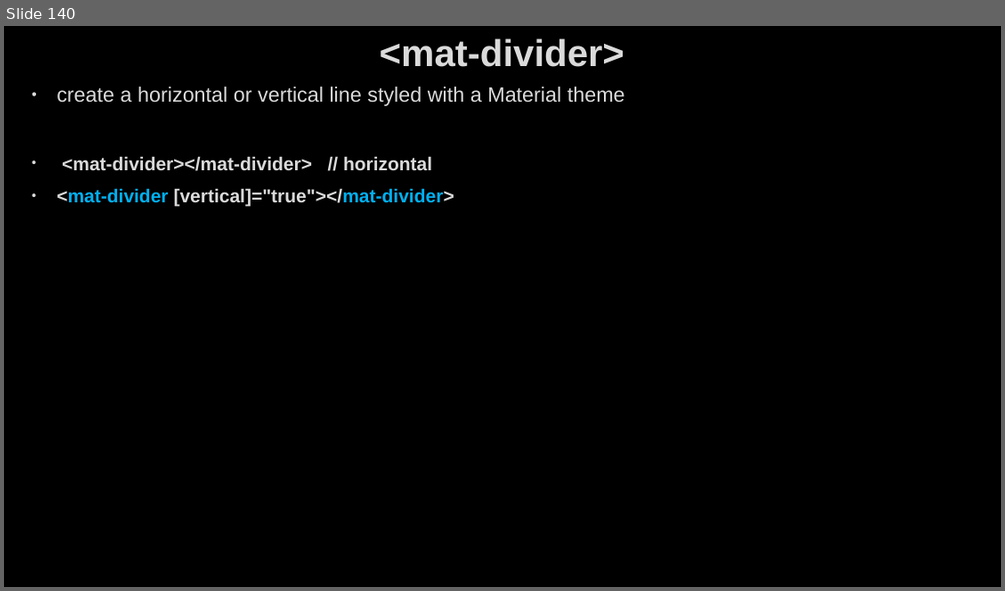
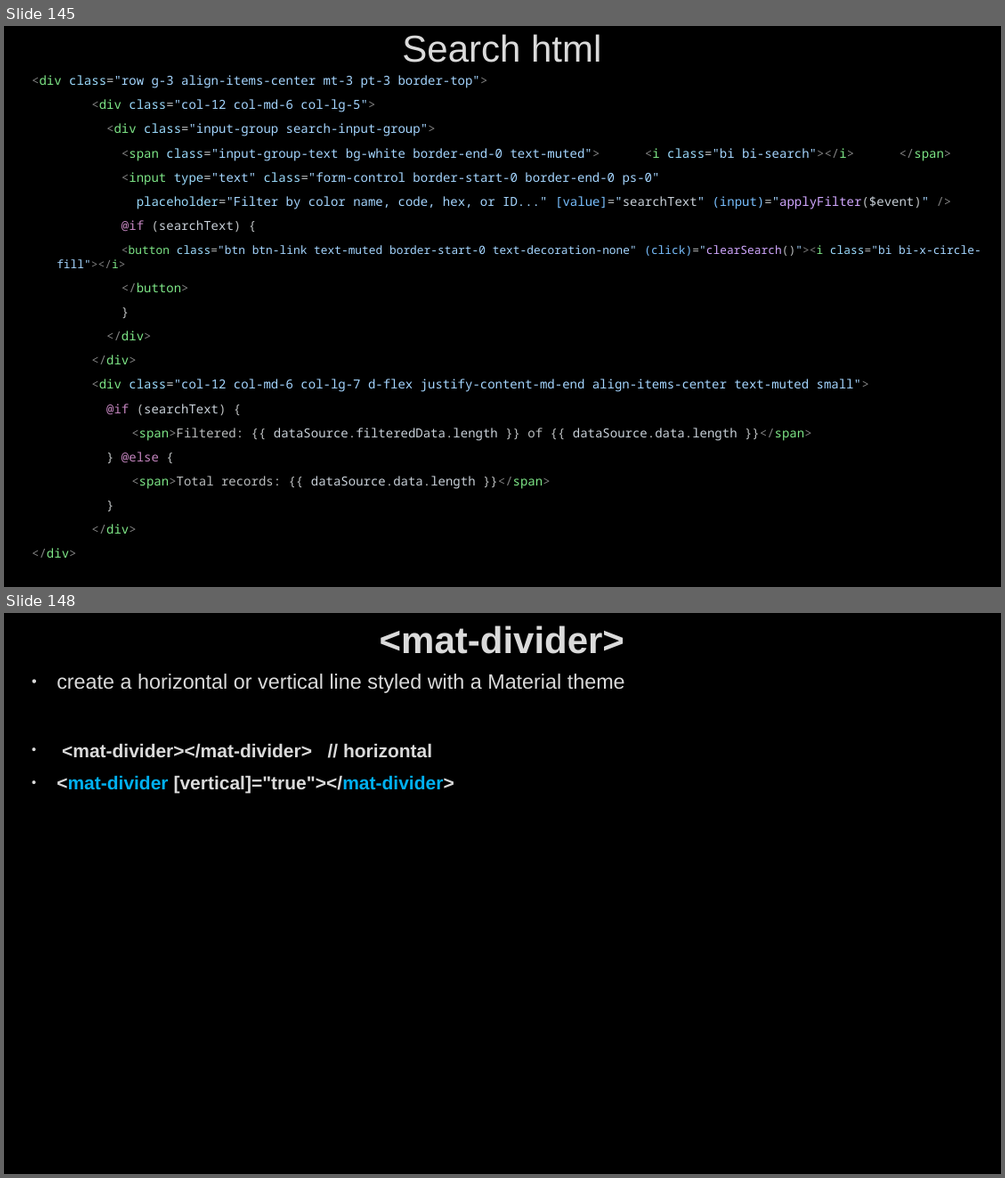
Before and after one commit to AhmedMohamedSamir1/Summary, a slide deck: Angular & type script/Angular.pptx. Shown one above the other, each under a label of ours: slide 140 before the commit, slides 145 and 148 after it; the slides between them are not shown. The pictures are 1005x591 and 1005x1178 pixels, drawn with LibreOffice and Linux fonts; fonts in the diff are those of the drawing; background and template pictures are left out. Boxes give left, top, right and bottom in pixels: in the first picture for what was removed or moved away, otherwise in the second. Text is boxed around its words. In the diff, an @@ line names an element or a change of style, - is before the commit and + after.

```diff
--- a/Angular & type script/Angular.pptx
+++ b/Angular & type script/Angular.pptx
@@ slide 145 added at (4,26,1001,587), background picture (left out) @@
@@ title added at (402,34,601,62), 36 pt, text #DADADA @@
+Search html
@@ text added at (32,75,981,557), 12 pt, text #A5D6FF @@
+<div class="row g-3 align-items-center mt-3 pt-3 border-top">
+<div class="col-12 col-md-6 col-lg-5">
+<div class="input-group search-input-group">
+<span class="input-group-text bg-white border-end-0 text-muted"> <i class="bi bi-search"></i> </span>
+<input type="text" class="form-control border-start-0 border-end-0 ps-0"
+placeholder="Filter by color name, code, hex, or ID..." [value]="searchText" (input)="applyFilter($event)" />
+@if (searchText) {
+<button class="btn btn-link text-muted border-start-0 text-decoration-none" (click)="clearSearch()"><i class="bi bi-x-circle-fill"></i>
+</button>
+}
+</div>
+</div>
+<div class="col-12 col-md-6 col-lg-7 d-flex justify-content-md-end align-items-center text-muted small">
+@if (searchText) {
+<span>Filtered: {{ dataSource.filteredData.length }} of {{ dataSource.data.length }}</span>
+} @else {
+<span>Total records: {{ dataSource.data.length }}</span>
+}
+</div>
+</div>
@@ what was slide 140 is now slide 148 @@
```
Also in this commit, not shown: 7 slides changed, 24 other slides added, 7 other files.
